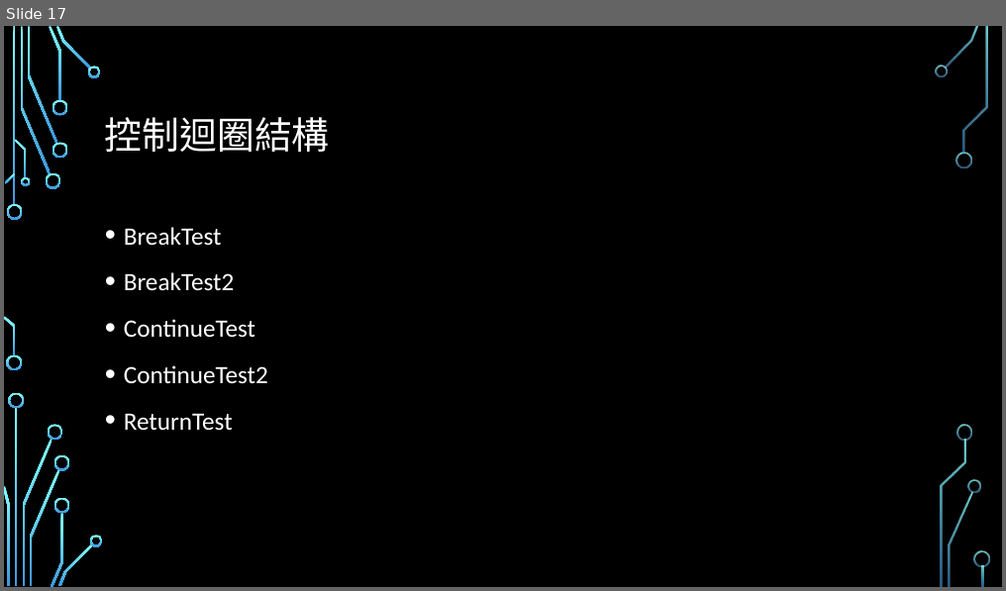
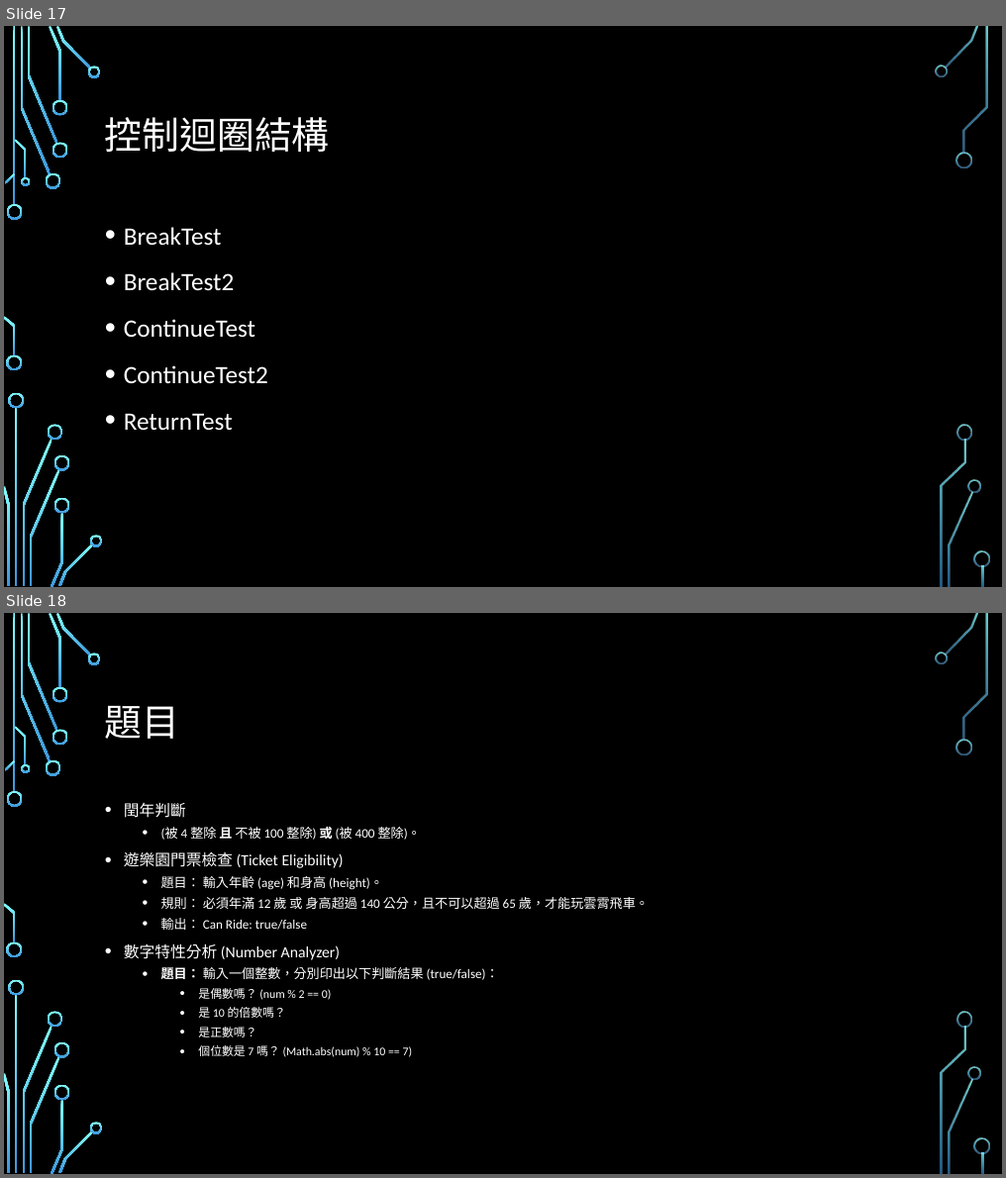
Before and after one commit to Alvin-Lo0729/ncut-java, a slide deck: doc/JAVA0123.pptx. Shown one above the other, each under a label of ours: slide 17 before the commit, slides 17 and 18 after it. The pictures are 1006x591 and 1006x1178 pixels, drawn with LibreOffice and Linux fonts; fonts in the diff are those of the drawing; background and template pictures are left out. Boxes give left, top, right and bottom in pixels: in the first picture for what was removed or moved away, otherwise in the second. Text is boxed around its words. In the diff, an @@ line names an element or a change of style, - is before the commit and + after.

Commit message:
update ppt

```diff
--- a/doc/JAVA0123.pptx
+++ b/doc/JAVA0123.pptx
@@ slide 18 added at (x1=4, y1=613, x2=1002, y2=1174), background picture (left out); not listed: 36 template elements that a slide beside it also shows @@
@@ title added at (x1=105, y1=705, x2=180, y2=739), 36 pt, text #FFFFFF @@
+題目
@@ text added at (x1=124, y1=803, x2=648, y2=1058), 12.5 pt, text #FFFFFF @@
+• 閏年判斷
+  • (被 4 整除 且 不被 100 整除) 或 (被 400 整除)。
+• 遊樂園門票檢查 (Ticket Eligibility)
+  • 題目： 輸入年齡 (age) 和身高 (height)。
+  • 規則： 必須年滿 12 歲 或 身高超過 140 公分，且不可以超過 65 歲，才能玩雲霄飛車。
+  • 輸出： Can Ride: true/false
+• 數字特性分析 (Number Analyzer)
+  • 題目： 輸入一個整數，分別印出以下判斷結果 (true/false)：
+    • 是偶數嗎？ (num % 2 == 0)
+    • 是 10 的倍數嗎？
+    • 是正數嗎？
+    • 個位數是 7 嗎？ (Math.abs(num) % 10 == 7)
```
Also in this commit, not shown: 3 other slides added.
